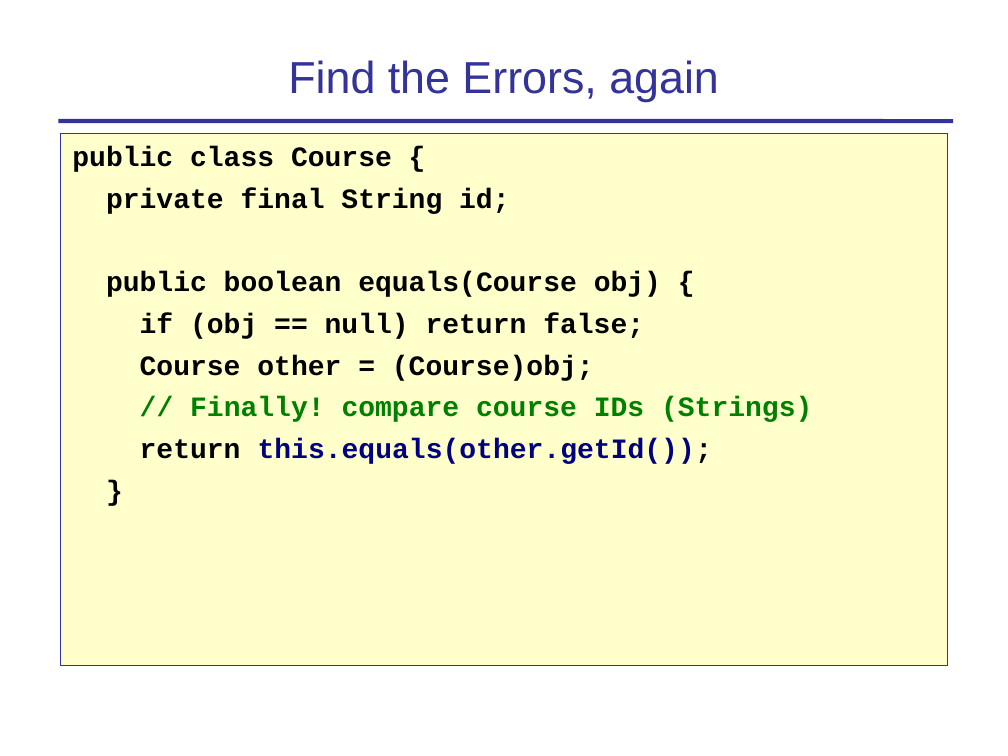
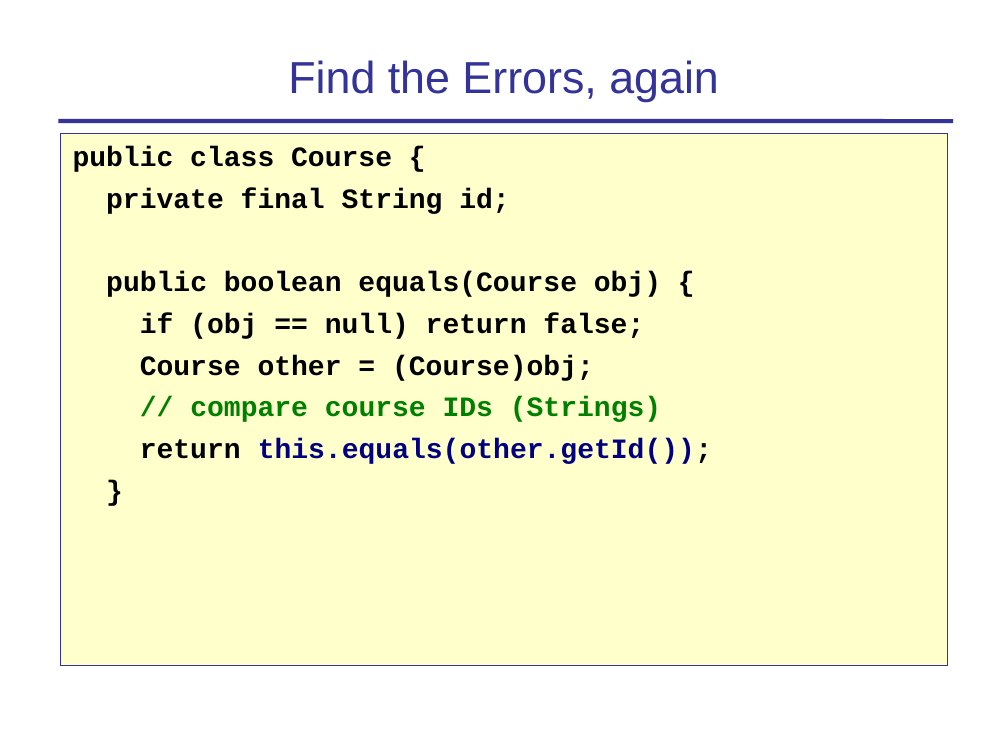
Before and after one commit to cpske/programming1, a slide deck: slide 16 of objects/7-Fundamental-Methods.ppt. Drawn at 1008x756 pixels with LibreOffice and Linux fonts; fonts in the diff are those of the drawing. Boxes give left, top, right and bottom in pixels: in the first picture for what was removed or moved away, otherwise in the second. Text is boxed around its words. In the diff, an @@ line names an element or a change of style, - is before the commit and + after.

```diff
--- a/objects/7-Fundamental-Methods.ppt
+++ b/objects/7-Fundamental-Methods.ppt
@@ text at (x1=190, y1=396, x2=661, y2=422): text changed @@
-// Finally! compare course IDs (Strings)
+// compare course IDs (Strings)
```
Also in this commit, not shown: 9 other slides changed, 8 other files.
